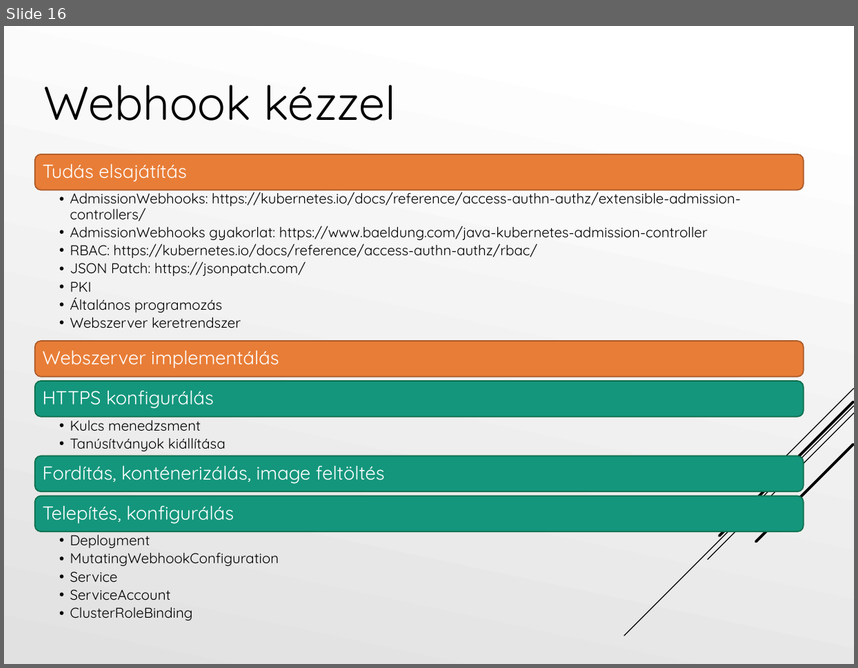
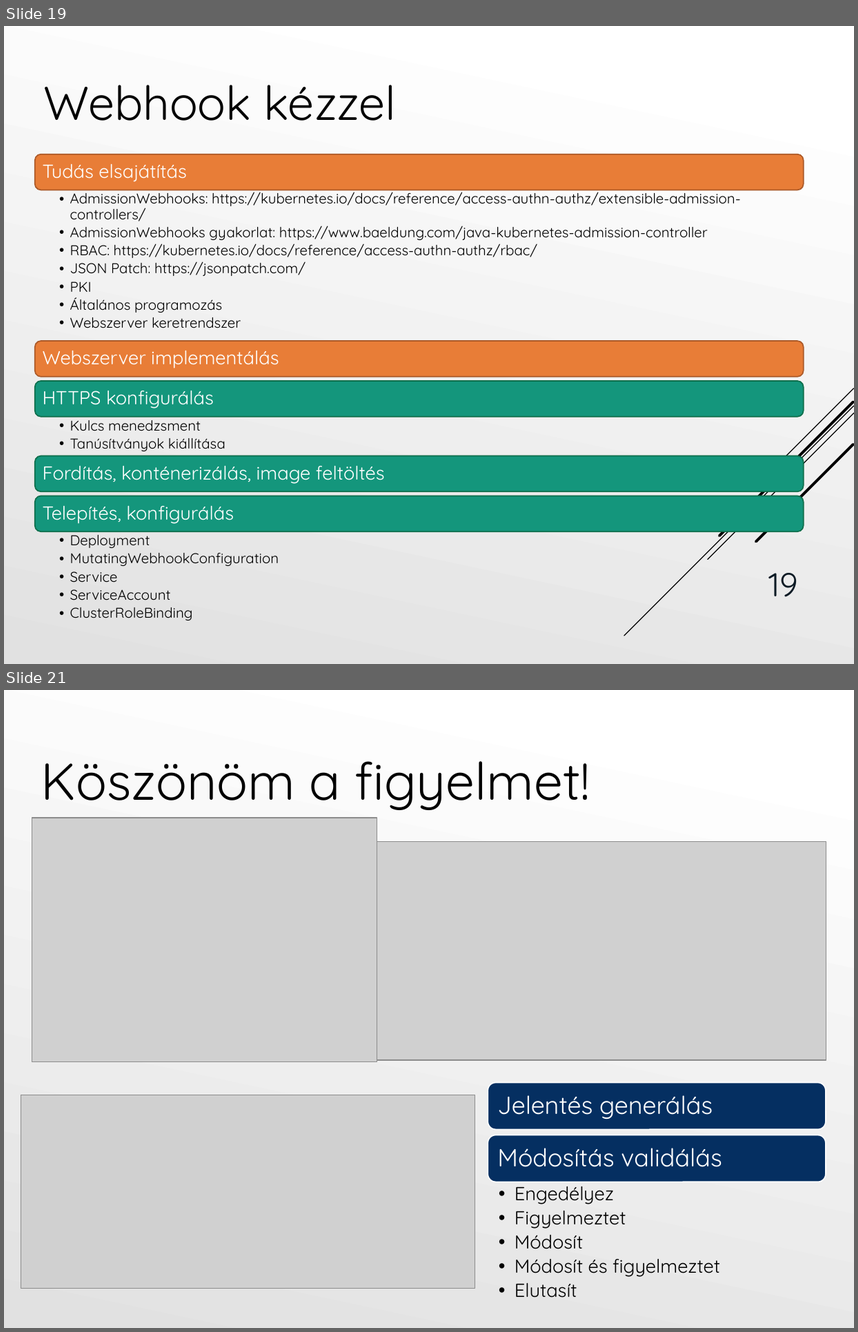
Before and after one commit to Tiegris/KonstrainR, a slide deck: ppt/prezi.pptx. Shown one above the other, each under a label of ours: slide 16 before the commit, slides 19 and 21 after it; the slides between them are not shown. The pictures are 858x668 and 858x1332 pixels, drawn with LibreOffice and Linux fonts; fonts in the diff are those of the drawing; grey boxes stand for pictures. Boxes give left, top, right and bottom in pixels: in the first picture for what was removed or moved away, otherwise in the second. Text is boxed around its words. In the diff, an @@ line names an element or a change of style, - is before the commit and + after.

```diff
--- a/ppt/prezi.pptx
+++ b/ppt/prezi.pptx
@@ slide 21 added at (4,690,854,1328), background gradient #FFFFFF to #E1E1E1 @@
@@ title added at (41,761,590,810), 44 pt, text #000000 @@
+Köszönöm a figyelmet!
@@ picture added at (32,818,377,1061) @@
@@ picture added at (369,841,826,1060) @@
@@ picture added at (21,1094,475,1288) @@
@@ group added at (488,1082,825,1297): 3 texts, 2 rounded rectangles @@
+Jelentés generálás
+Módosítás validálás
+  • Engedélyez
+  • Figyelmeztet
+  • Módosít
+  • Módosít és figyelmeztet
+  • Elutasít
@@ what was slide 16 is now slide 19 @@
@@ slide 19 changed as well @@
@@ page number added at (769,572,797,597), 28 pt, text #0D1B25 @@
+19
```
Also in this commit, not shown: 15 other slides changed, 5 other slides added, 2 slides removed.
